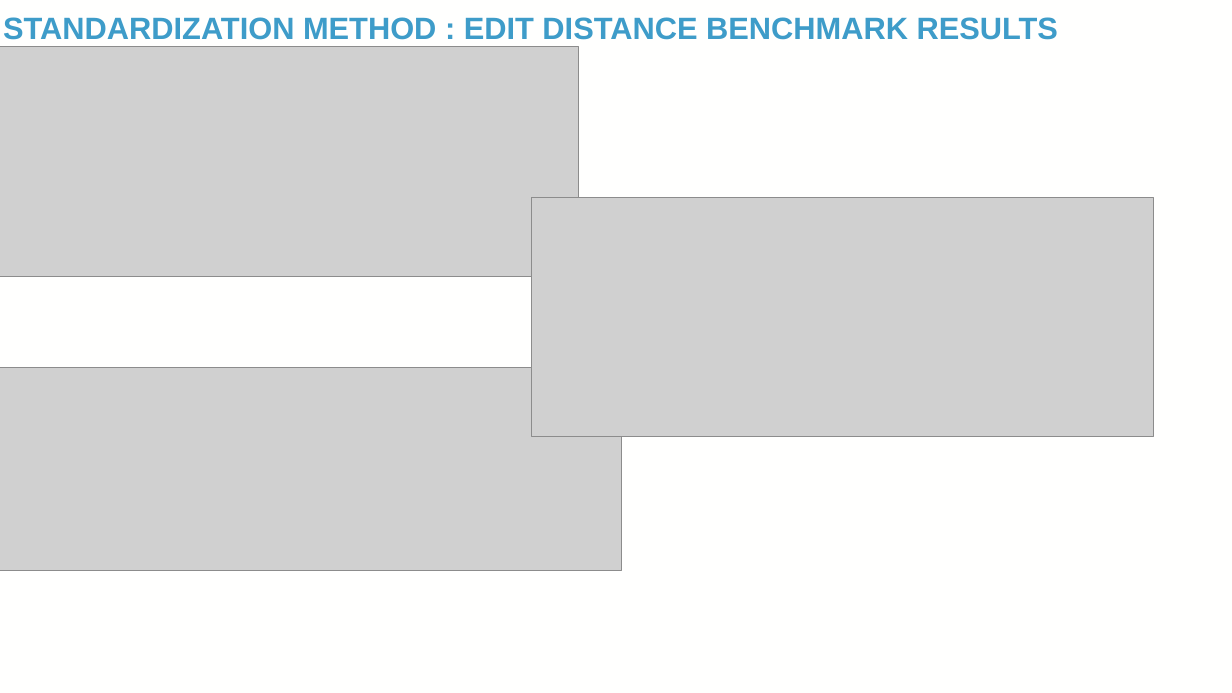
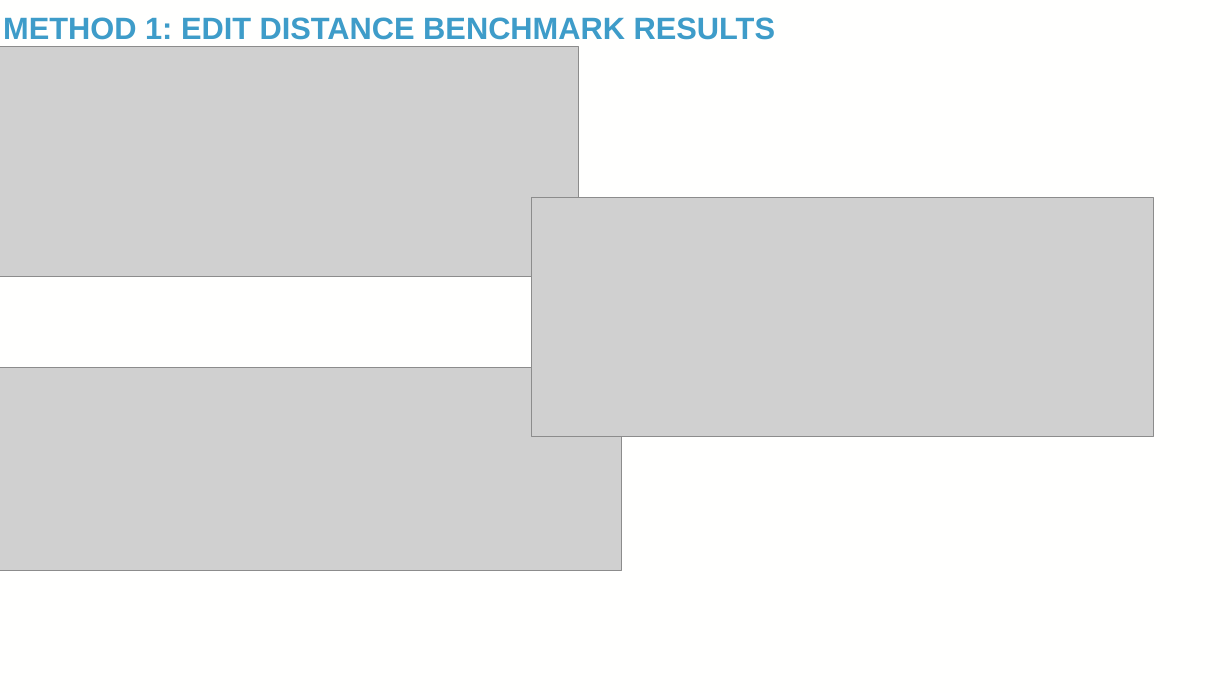
Before and after one commit to TaylorResearchLab/CANTOS, a slide deck: slide 14 of presentations/BIG_2024.pptx. Drawn at 1232x693 pixels with LibreOffice and Linux fonts; fonts in the diff are those of the drawing; grey boxes stand for pictures; background and template pictures are left out. Boxes give left, top, right and bottom in pixels: in the first picture for what was removed or moved away, otherwise in the second. Text is boxed around its words. In the diff, an @@ line names an element or a change of style, - is before the commit and + after.

Commit message:
adding standardization step to ppt

```diff
--- a/presentations/BIG_2024.pptx
+++ b/presentations/BIG_2024.pptx
@@ title at box(3, 17, 775, 40): text changed @@
-STANDARDIZATION METHOD : EDIT DISTANCE BENCHMARK RESULTS
+METHOD 1: EDIT DISTANCE BENCHMARK RESULTS
```
Also in this commit, not shown: 11 other slides changed, 7 slides added, 1 other file.
